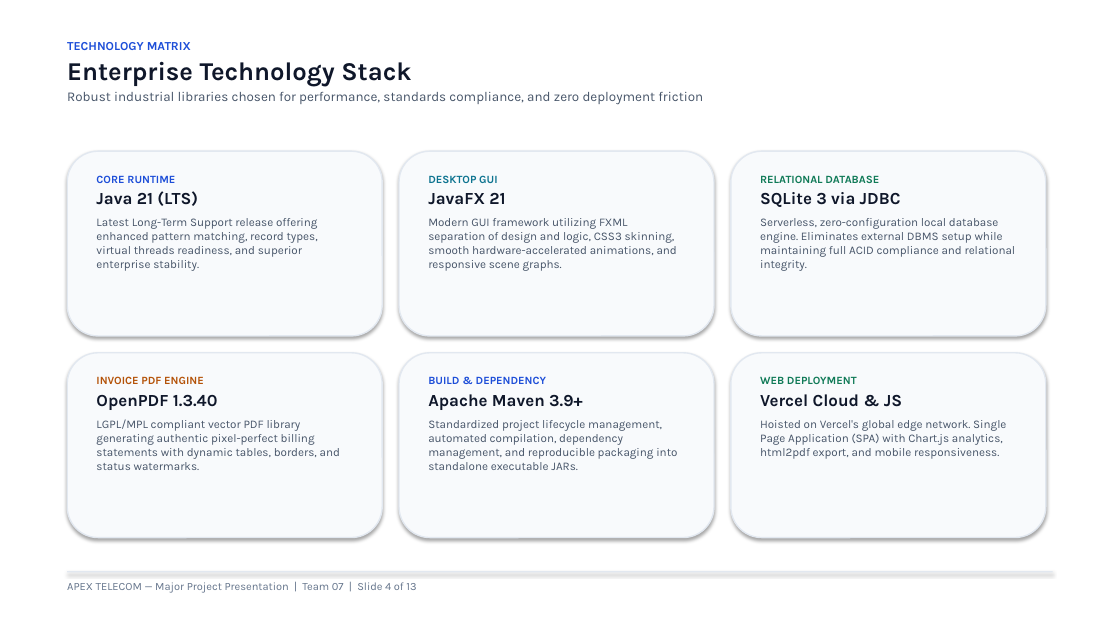
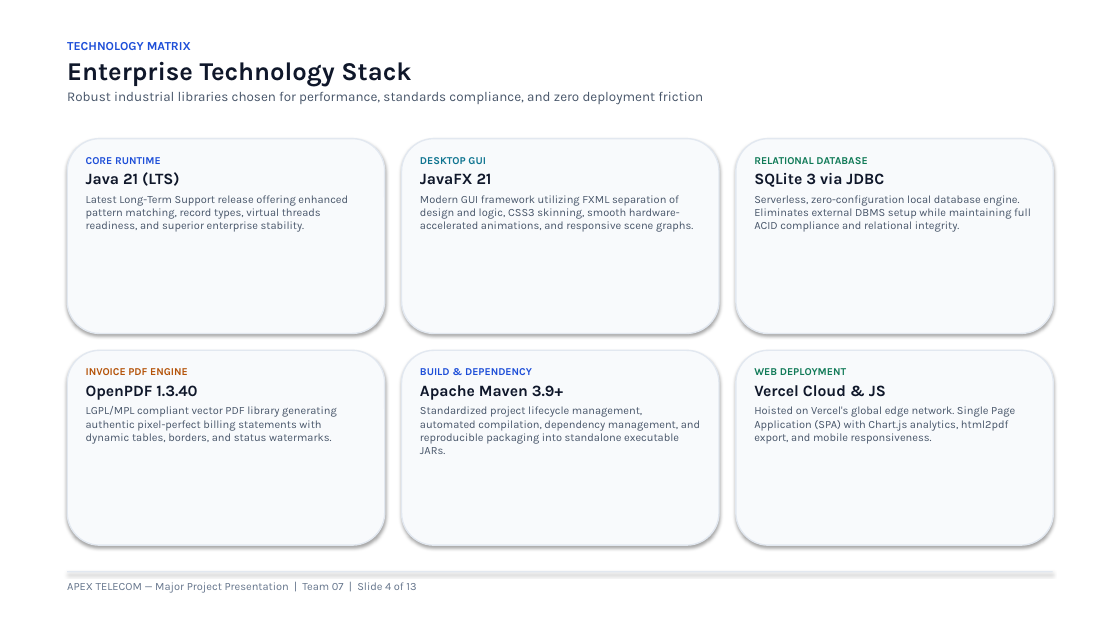
Before and after one commit to ashlesh0805/TelephoneBillManagementSystem, a slide deck: slide 4 of Telephone_Bill_Management_System_Team07.pptx. Drawn at 1120x630 pixels with LibreOffice and Linux fonts; fonts in the diff are those of the drawing. Boxes give left, top, right and bottom in pixels: in the first picture for what was removed or moved away, otherwise in the second. Text is boxed around its words. In the diff, an @@ line names an element or a change of style, - is before the commit and + after.

Commit message:
docs: polish deck widgets with comfortable margins, centered screenshots, and white theme

```diff
--- a/Telephone_Bill_Management_System_Team07.pptx
+++ b/Telephone_Bill_Management_System_Team07.pptx
@@ rounded rectangle: place and size @@
-rounded rectangle at box(67, 151, 382, 336)
+rounded rectangle at box(67, 139, 385, 334)
@@ rounded rectangle: place and size @@
-rounded rectangle at box(399, 151, 714, 336)
+rounded rectangle at box(402, 139, 719, 334)
@@ rounded rectangle: place and size @@
-rounded rectangle at box(731, 151, 1046, 336)
+rounded rectangle at box(736, 139, 1054, 334)
@@ text "CORE RUNTIME": place and size @@
-text "CORE RUNTIME" at box(96, 175, 318, 271)
+text "CORE RUNTIME" at box(86, 157, 348, 232)
@@ text "CORE RUNTIME" at box(86, 157, 348, 232): size 9.5 to 9 pt in "CORE RUNTIME"; size 14.5 to 13.5 pt in "Java 21 (LTS)"; size 10 to 9.5 pt in "Latest Long-Term Support release offering enhanced pattern ..."; less space between paragraphs @@
@@ text "DESKTOP GUI": place and size @@
-text "DESKTOP GUI" at box(428, 175, 677, 271)
+text "DESKTOP GUI" at box(420, 157, 693, 232)
@@ text "DESKTOP GUI" at box(420, 157, 693, 232): size 9.5 to 9 pt in "DESKTOP GUI"; size 14.5 to 13.5 pt in "JavaFX 21"; size 10 to 9.5 pt in "Modern GUI framework utilizing FXML separation of ..."; less space between paragraphs @@
@@ text "RELATIONAL DATABASE": place and size @@
-text "RELATIONAL DATABASE" at box(760, 175, 1016, 271)
+text "RELATIONAL DATABASE" at box(754, 157, 1031, 232)
@@ text "RELATIONAL DATABASE" at box(754, 157, 1031, 232): size 9.5 to 9 pt in "RELATIONAL DATABASE"; size 14.5 to 13.5 pt in "SQLite 3 via JDBC"; size 10 to 9.5 pt in "Serverless, zero-configuration local database engine. Elimin ..."; less space between paragraphs @@
@@ rounded rectangle: place and size @@
-rounded rectangle at box(67, 353, 382, 538)
+rounded rectangle at box(67, 350, 385, 545)
@@ rounded rectangle: place and size @@
-rounded rectangle at box(399, 353, 714, 538)
+rounded rectangle at box(402, 350, 719, 545)
@@ rounded rectangle: place and size @@
-rounded rectangle at box(731, 353, 1046, 538)
+rounded rectangle at box(736, 350, 1054, 545)
@@ text "INVOICE PDF ENGINE" at box(86, 368, 337, 444): size 9.5 to 9 pt in "INVOICE PDF ENGINE"; size 14.5 to 13.5 pt in "OpenPDF 1.3.40"; size 10 to 9.5 pt in "LGPL/MPL compliant vector PDF library generating authentic ..."; less space between paragraphs @@
@@ text "BUILD & DEPENDENCY" at box(420, 368, 700, 454): size 9.5 to 9 pt in "BUILD & DEPENDENCY"; size 14.5 to 13.5 pt in "Apache Maven 3.9+"; size 10 to 9.5 pt in "Standardized project lifecycle management, automated compila ..."; less space between paragraphs @@
@@ text "WEB DEPLOYMENT" at box(754, 368, 1015, 444): size 9.5 to 9 pt in "WEB DEPLOYMENT"; size 14.5 to 13.5 pt in "Vercel Cloud & JS"; size 10 to 9.5 pt in "Hoisted on Vercel's global edge network. Single ..."; less space between paragraphs @@
```
Also in this commit, not shown: 12 other slides changed, 3 other files.
